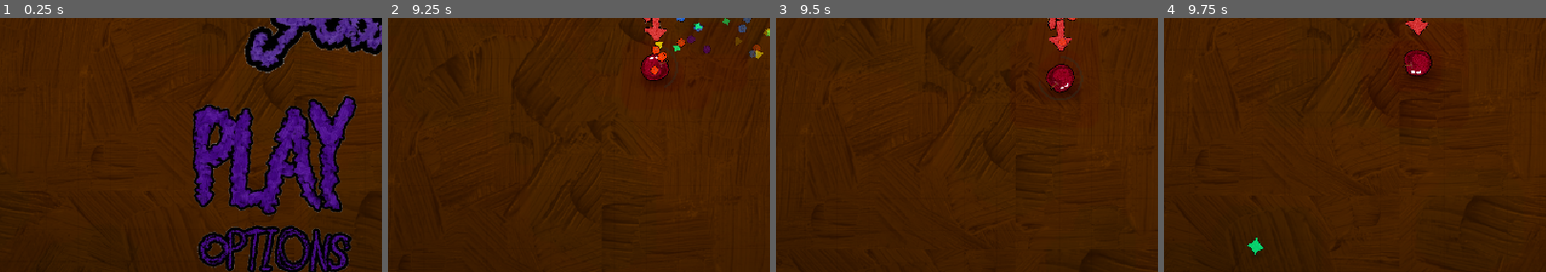
Above: before the commit, frames 1-4 (left to right).
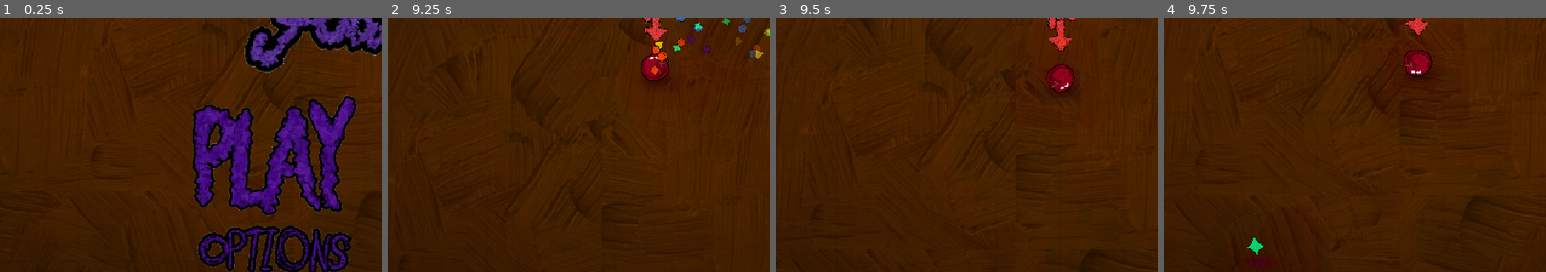
Above: after the commit, the same moments.

Repository: wizenroom/youre-the-food
Game: Godot game, scene res://scenes/main.tscn
Same seed, same stepped clock (60 frames per second), same inputs: the game is played once before the commit and once after it.
Inputs (mouse positions are % of the whole screen's width and height, from its top left):
- Up to frame 1 (0.25 s): no input
- Up to frame 2 (9.25 s): click (51, 73) at 0.5 s; tap Enter (menu_start) at 1.25 s; move the mouse to (45, 70) at 1.27 s; hold W (move_up) 1.28-2.78 s; tap Space (dash) every 0.75 s from 1.35 to 8.85 s; move the mouse to (80, 65) at 2.02 s; move the mouse to (20, 35) at 2.77 s; hold A (move_left) 2.78-4.28 s; move the mouse to (55, 50) at 3.52 s; move the mouse to (35, 25) at 4.27 s; hold S (move_down) 4.28-5.03 s; move the mouse to (72, 45) at 5.02 s; hold D (move_right) 5.03-5.78 s; move the mouse to (30, 55) at 5.77 s; hold W (move_up) 5.78-6.53 s; move the mouse to (60, 28) at 6.52 s; hold D (move_right) 6.53-8.78 s; move the mouse to (45, 70) at 7.27 s; move the mouse to (80, 65) at 8.02 s; move the mouse to (20, 35) at 8.77 s; hold S (move_down) from 8.78 s (still down)
- Up to frame 3 (9.5 s): keep holding S (move_down)
- Up to frame 4 (9.75 s): move the mouse to (55, 50) at 9.52 s; release S (move_down) at 9.53 s; hold A (move_left) from 9.53 s (still down); tap Space (dash) at 9.6 s
The pictures show only the part of the screen within x 15-65%, y 46-96%; the shares and areas given below are measured in that part.

Frames 1-3 are identical in both runs. In frame 4, less than 0.1% of the frame differs, in the area x 21-27%, y 86-97%.

Commit message:
Minot Visual Tweaks
- Critter (made spin more strongly)
- Pellet (made bob more higher)
- Snake (removed shadow)

Diff:
--- a/scenes/main.tscn
+++ b/scenes/main.tscn
@@ -68,6 +68,11 @@
 glow_hdr_threshold = 4.0
 glow_hdr_scale = 4.0
 glow_hdr_luminance_cap = 11.29
+fog_light_color = Color(0.96128863, 0.70326245, 0.75216687, 1)
+fog_light_energy = 6.73
+fog_sun_scatter = 8.75
+fog_density = 1.005
+fog_height = 942.76
 adjustment_enabled = true
 adjustment_contrast = 1.1
 adjustment_saturation = 1.1
--- a/scripts/critter.gd
+++ b/scripts/critter.gd
@@ -65,8 +65,8 @@
 	# tremble while hatching
 	var shake := Vector2.ZERO
 	if not awake():
-		shake = Vector2(sin(age * 40.0), cos(age * 34.0)) * 1.5
-	Util.draw_shadow(self, Vector2(0, 4), size * 0.9, 0.6)
-	draw_set_transform(shake, sin(age * 9.0 + _wobble) * 0.2, Vector2.ONE)
+		shake = Vector2(sin(age * 40.0 *10), cos(age * 34.0 * 10)) * 1.5
+	Util.draw_shadow(self, Vector2(0, 4), size * 2, 1,Color(5,-4,5))
+	draw_set_transform(shake, sin(age * 4 * 5 + _wobble) * 1, Vector2.ONE)
 	Util.draw_sprite(self, _tex, Vector2.ZERO, size)
 	draw_set_transform(Vector2.ZERO, 0.0, Vector2.ONE)
--- a/scripts/pellet.gd
+++ b/scripts/pellet.gd
@@ -14,6 +14,10 @@
 
 
 func _draw() -> void:
-	var bob := sin(Time.get_ticks_msec() / 300.0 + _phase) * 2.0
-	Util.draw_shadow(self, Vector2(0, 4), 16, 0.6)
-	Util.draw_sprite(self, _tex, Vector2(0, bob), 18)
+	var bob := sin(Time.get_ticks_msec() / 300.0 + _phase) * 10
+
+	# shadow stays fixed
+	Util.draw_shadow(self, Vector2(0, 4), 25, 0.6)
+
+	# sprite floats
+	Util.draw_sprite(self, _tex, Vector2(0, bob), 30)
--- a/scripts/snake.gd
+++ b/scripts/snake.gd
@@ -387,10 +387,10 @@
 
 func _draw() -> void:
 	var mod := SPLITTER_TINT if kind == "splitter" else Color.WHITE
-	Util.draw_shadow(self, head, 42)
-
-	for s in segments:
-		Util.draw_shadow(self, s, 34)
+	#Util.draw_shadow(self, head + hit_offset, 50,1,Color(5,-4,5))
+
+	#for s in segments:
+		#Util.draw_shadow(self, s + hit_offset, 40,1,Color(5,-4,5))
 
 	# mace rope and ball go under the body
 	if kind == "mace":
--- a/scripts/util.gd
+++ b/scripts/util.gd
@@ -33,13 +33,13 @@
 
 
 # 2 layer shadow
-static func draw_shadow(ci: CanvasItem, pos: Vector2, size: float, strength := 1.0) -> void:
+static func draw_shadow(ci: CanvasItem, pos: Vector2, size: float, strength := 1.0, mod:Color = Color.WHITE) -> void:
 	if not shadows_enabled:
 		return
 	var tex := shadow_tex()
 	var o := pos + Vector2(size * 0.12, size * 0.34)
 	var ambient := Vector2(size * 1.6, size * 0.7)
 	var contact := Vector2(size * 0.95, size * 0.4)
-	ci.draw_texture_rect(tex, Rect2(o - ambient / 2.0, ambient), false, Color(1, 1, 1, 0.75 * strength))
+	ci.draw_texture_rect(tex, Rect2(o - ambient / 2.0, ambient), false, Color(mod.r,mod.g, mod.b, 0.75 * strength))
 	var co := o - Vector2(size * 0.04, size * 0.02)
-	ci.draw_texture_rect(tex, Rect2(co - contact / 2.0, contact), false, Color(1, 1, 1, 0.85 * strength))
+	ci.draw_texture_rect(tex, Rect2(co - contact / 2.0, contact), false, Color(mod.r,mod.g, mod.b, 0.85 * strength))
